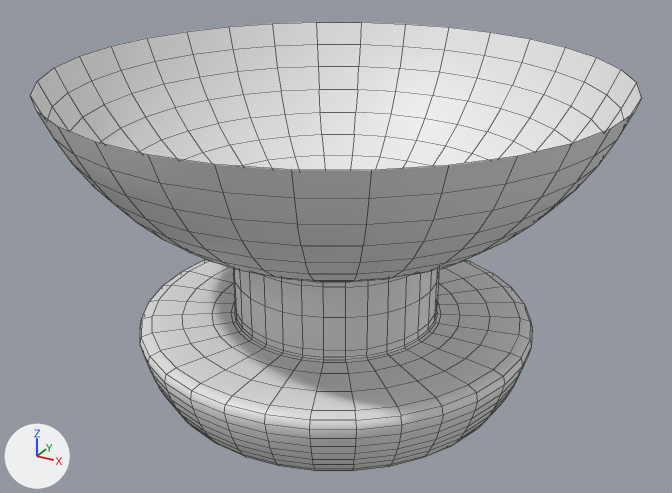
A saved change to the OBJ model PadForge.App/3DModels/DualSense/White/RightStickClick.obj.
One viewpoint serves both versions: a camera (50 mm lens) standing at (43.6, -32.8, -9.1) and looking at (25.6, -0.1, -25.5). Every picture has the same lights, and +X, +Y and +Z are marked at lower left. The first picture is the older version. Mesh edges are drawn as thin lines. Where no turn or scale is listed for an object, it has been applied to the vertices.

Objects in the first picture: 'RightStickClick'.
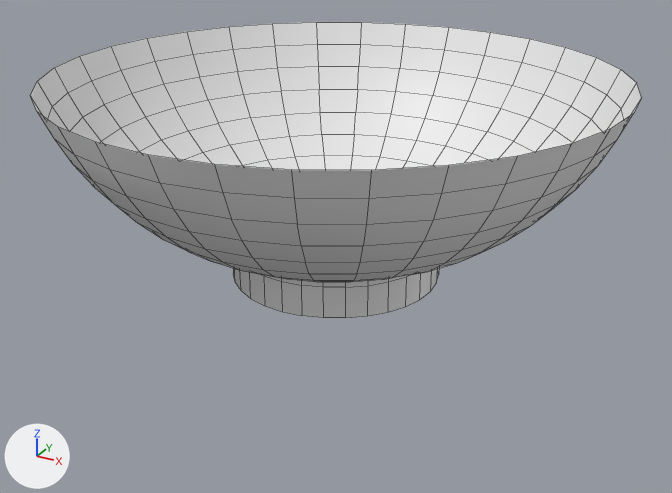
What the commit changed:
me_rightstickclick is used by ob_rightstickclick; location (0.0, 0.0, 0.0).
me_rightstickclick had 1585 vertices, 1568 faces and spanned x 13.7..37.4, y -11.8..12.0, z -32.1..-18.0.
me_rightstickclick now has 448 vertices, 416 faces and spans x 13.7..37.4, y -11.8..12.0, z -26.7..-18.0.
me_rightstickclick part 1: 1137 vertices removed from x 16.8..34.3, y -8.7..8.9, z -32.1..-28.2.

Where the change shows, as pixel boxes [x1, y1, x2, y2] in the pictures (672 x 493 px):
'RightStickClick', reshaped (34% shorter)
    before: [30, 22, 642, 471]
    after: [30, 22, 642, 318]
part 1 of me_rightstickclick, deleted
    before: [140, 260, 532, 471]
